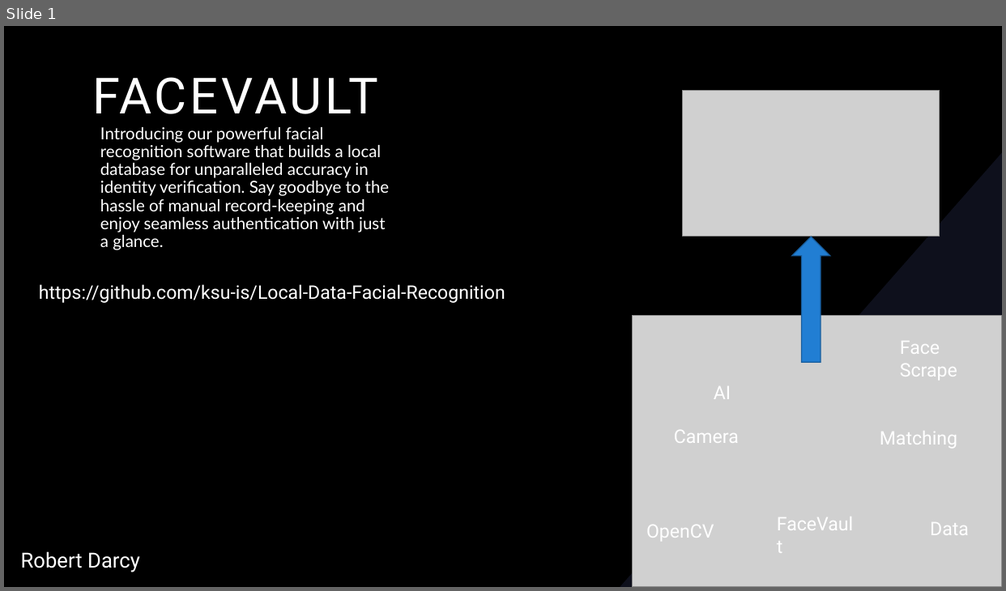
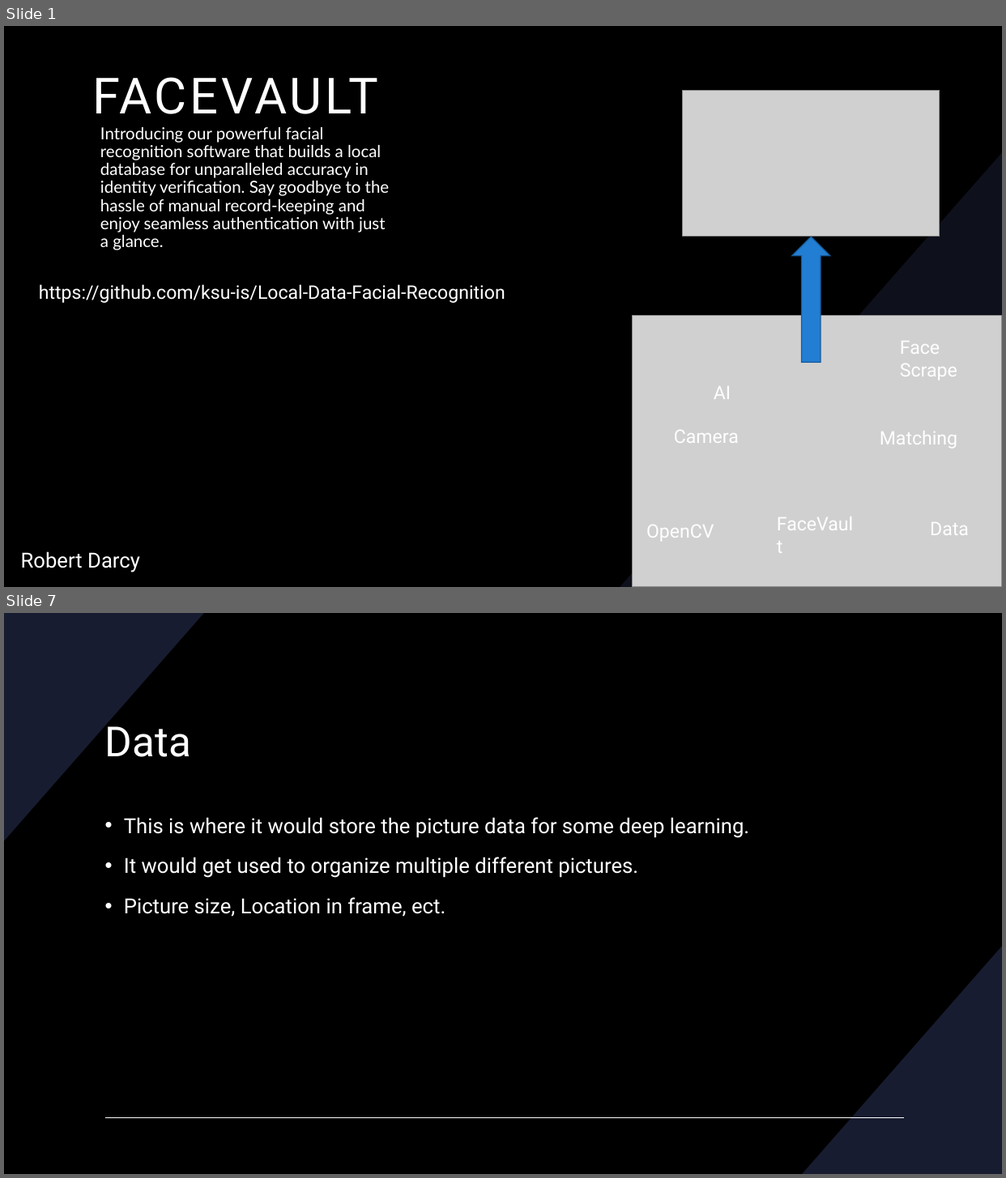
Before and after one commit to ksu-is/Local-Data-Facial-Recognition, a slide deck: FaceVault.pptx. Shown one above the other, each under a label of ours: slide 1 before the commit, slides 1 and 7 after it; the slides between them are not shown. The pictures are 1006x591 and 1006x1178 pixels, drawn with LibreOffice and Linux fonts; fonts in the diff are those of the drawing; grey boxes stand for pictures; background and template pictures are left out. Boxes give left, top, right and bottom in pixels: in the first picture for what was removed or moved away, otherwise in the second. Text is boxed around its words. In the diff, an @@ line names an element or a change of style, - is before the commit and + after.

```diff
--- a/FaceVault.pptx
+++ b/FaceVault.pptx
@@ slide 7 added at (4,613,1002,1174), background #000000 @@
@@ freeform shape added at (4,613,204,841), fill #181C30 @@
@@ title added at (105,718,191,757), 40 pt, text #FFFFFF @@
+Data
@@ text added at (124,817,749,917), 20 pt, text #FFFFFF @@
+• This is where it would store the picture data for some deep learning.
+• It would get used to organize multiple different pictures.
+• Picture size, Location in frame, ect.
@@ freeform shape added at (802,946,1002,1174), fill #181C30 @@
@@ line added from (105, 1118) to (904, 1118), #FFFFFF 1 pt @@
```
Also in this commit, not shown: 8 other slides added.
